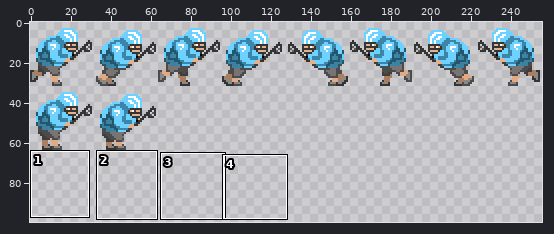
One commit to this sprite sheet: src/spritesheets/lax.png. The picture above shows the old version from afar; the outline marks the close-up.
Close-up. The starting point:
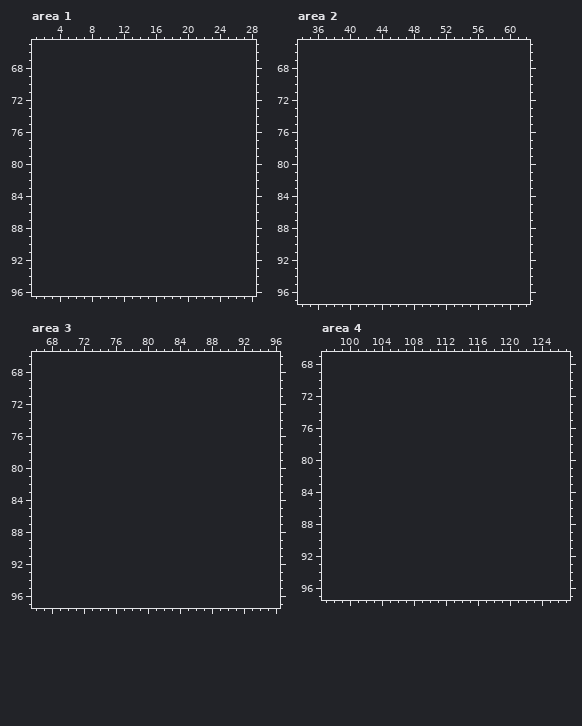
The file is 256x64 pixels. Colours within 5 levels of each other are drawn and written as one. Shown: area 1: x 1..28, y 65..96; area 2: x 34..62, y 65..97; area 3: x 66..96, y 66..97; area 4: x 97..127, y 67..97. The old version is drawn lined up with the new one, on the new canvas. The wide view leaves out empty margins.
New version:
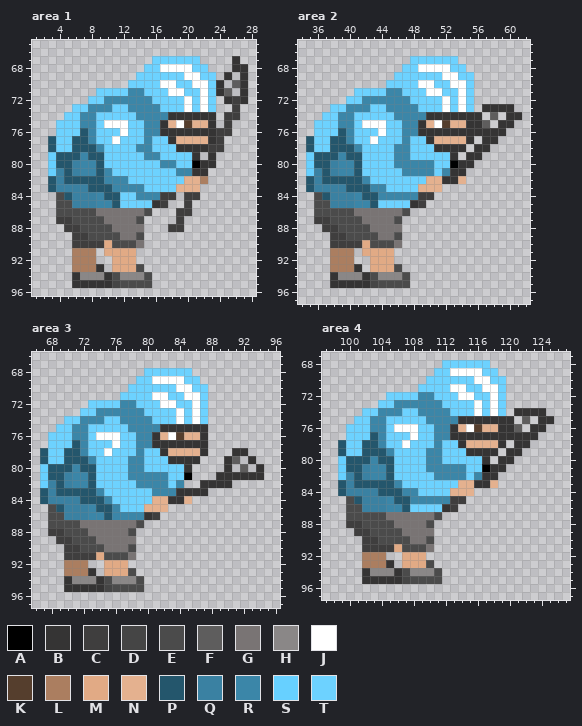
Palette (. is transparent): A #000000  B #353434  C #3f3e3e  D #454545  E #4b4b4b  F #5e5d5d  G #797474  H #8a8787  J #ffffff  K #553e2d  L #ab7e60  M #e1aa85  N #e4b18f  P #24566c  Q #3a81a2  R #3b86a8  S #67d0ff  T #6dd2ff
Change:
canvas 256x64 -> 256x128
--- area 1
@@ x 1..28 @@
 66 ............................
-67 ............................
-68 ............................
-69 ............................
-70 ............................
-71 ............................
-72 ............................
-73 ............................
-74 ............................
-75 ............................
-76 ............................
-77 ............................
-78 ............................
-79 ............................
-80 ............................
-81 ............................
-82 ............................
-83 ............................
-84 ............................
-85 ............................
-86 ............................
-87 ............................
-88 ............................
-89 ............................
-90 ............................
-91 ............................
-92 ............................
-93 ............................
-94 ............................
-95 ............................
+67 ...............TTTTTT....B..
+68 ..............TTJJJJTT...BB.
+69 .............TTTTTTJJTT.B.B.
+70 ............TTTTJJTTJJTB.FB.
+71 ........TTTTRRTTTJJTTJTBF.B.
+72 .......TTRRRRRRTTTTJTJT.BCB.
+73 .....TTRRRTTRRRRTTTJTJT..C..
+74 ....TTRRTTTTTRRRRBBBBBB.CC..
+75 ...TTTRRTJJJTTRRBNJKNNB.C...
+76 ...TTTPRTTTJTTRRBBBBBBBCC...
+77 ..PTTPPRTTJTTTRTTBNNNNBC....
+78 ..PTTPPPRTTTTRRTTTBBBBCC....
+79 ..SPPPRPPTTTTTRRTTTTB.B.....
+80 ..SPPQRRPTTTTTTTRRTTABB.....
+81 ..SQPQRRPRTTTTTTTTRRBB......
+82 ..PQPPPPPRRRTTTTTTTNNL......
+83 ..PQQQQPPPRRRRTTTTNNN.......
+84 ...EPQQQRPPTTRRRCC.CC.......
+85 ...EEQQQRRPTTTTBC..C........
+86 ...EEEEEGGGGGGE...CC........
+87 ...CCEEEEGGGGE....C.........
+88 ....CCEEEEGGGG...CC.........
+89 .....CCEEEEGGE..............
+90 .....CCCCMEEEG..............
+91 .....LLL.MMMM...............
+92 .....LLL..MMM...............
+93 .....LLLB.MMME..............
+94 .....BHHHBEHHHE.............
+95 .....BBBBBDEEEE.............
 96 ............................
--- area 2
@@ x 34..62 @@
 66 .............................
-67 .............................
-68 .............................
-69 .............................
-70 .............................
-71 .............................
-72 .............................
-73 .............................
-74 .............................
-75 .............................
-76 .............................
-77 .............................
-78 .............................
-79 .............................
-80 .............................
-81 .............................
-82 .............................
-83 .............................
-84 .............................
-85 .............................
-86 .............................
-87 .............................
-88 .............................
-89 .............................
-90 .............................
-91 .............................
-92 .............................
-93 .............................
-94 .............................
-95 .............................
+67 ..............TTTTTT.........
+68 .............TTJJJJTT........
+69 ............TTTTTTJJTT.......
+70 ...........TTTTJJTTJJT.......
+71 .......TTTTRRTTTJJTTJT.......
+72 ......TTRRRRRRTTTTJTJT.......
+73 ....TTRRRTTRRRRTTTJTJT.BBBB..
+74 ...TTRRTTTTTRRRRBBBBBBB.F.BB.
+75 ..TTTRRTJJJTTRRBNJKNNBBF.BB..
+76 ..TTTPRTTTJTTRRBBBBBBBBBBB...
+77 .PTTPPRTTJTTTRTTBNNNNB.BB....
+78 .PTTPPPRTTTTRRTTTBBBB.BB.....
+79 .SPPPRPPTTTTRRTTTTTB.BB......
+80 .SPPQRRPTTTTRRRRRTTABB.......
+81 .SQPQRRPTTTTTRRRRTRBB........
+82 .PQPPPPPRTTTTTTTNNBBN........
+83 .PQQQQPPPRRTTTTNNN...........
+84 ..EPQQQRPPRRRRRCC............
+85 ..EEQQQRRPTTTTBC.............
+86 ..EEEEEGGGGGGE...............
+87 ..CCEEEEGGGGE................
+88 ...CCEEEEGGGG................
+89 ....CCEEEEGGE................
+90 ....CCCCMEEEG................
+91 ....LLL.MMMM.................
+92 ....LLL..MMM.................
+93 ....LLLB.MMME................
+94 ....BHHHBEHHHE...............
+95 ....BBBBBDEEEE...............
 96 .............................
--- area 3
@@ x 66..96 @@
 67 ...............................
-68 ...............................
-69 ...............................
-70 ...............................
-71 ...............................
-72 ...............................
-73 ...............................
-74 ...............................
-75 ...............................
-76 ...............................
-77 ...............................
-78 ...............................
-79 ...............................
-80 ...............................
-81 ...............................
-82 ...............................
-83 ...............................
-84 ...............................
-85 ...............................
-86 ...............................
-87 ...............................
-88 ...............................
-89 ...............................
-90 ...............................
-91 ...............................
-92 ...............................
-93 ...............................
-94 ...............................
-95 ...............................
+68 ..............TTTTTT...........
+69 .............TTJJJJTT..........
+70 ............TTTTTTJJTT.........
+71 ...........TTTTJJTTJJT.........
+72 .......TTTTRRTTTJJTTJT.........
+73 ......TTRRRRRRTTTTJTJT.........
+74 ....TTRRRTTRRRRTTTJTJT.........
+75 ...TTRRTTTTTRRRRBBBBBB.........
+76 ..TTTRRTJJJTTRRBNJKNNB.........
+77 ..TTTPRTTTJTTRRBBBBBBB.........
+78 .PTTPPRTTJTTTRTTBNNNNB...BB....
+79 .PTTPPPRTTTTRRTTTBBBB...BF.B...
+80 .SPPPRPPTTTTRRTTTTTB....B.F.B..
+81 .SPPQRRPTTTTRRRRRTTA...BBBBBB..
+82 .SQPQRRPTTTTTRRRRTR..BBBB......
+83 .PQPPPPPRTTTTTTRRRBBBB.........
+84 .PQQQQPPPRTTTTTNNBBN...........
+85 ..EPQQQRPPRTTTNNN..............
+86 ..EEQQQRRPRRRRBC...............
+87 ..EEEEGGGGGGGE.................
+88 ..CCEEEGGGGGE..................
+89 ...CCEEEGGGGG..................
+90 ....CCEEEGGGE..................
+91 ....CCCCMEEEG..................
+92 ....LLL..MMM...................
+93 ....LLLB.MMME..................
+94 ....BHHHBEHHHE.................
+95 ....BBBBBDEEEE.................
 96 ...............................
--- area 4
@@ x 97..127 @@
 67 ...............................
-68 ...............................
-69 ...............................
-70 ...............................
-71 ...............................
-72 ...............................
-73 ...............................
-74 ...............................
-75 ...............................
-76 ...............................
-77 ...............................
-78 ...............................
-79 ...............................
-80 ...............................
-81 ...............................
-82 ...............................
-83 ...............................
-84 ...............................
-85 ...............................
-86 ...............................
-87 ...............................
-88 ...............................
-89 ...............................
-90 ...............................
-91 ...............................
-92 ...............................
-93 ...............................
-94 ...............................
-95 ...............................
+68 ...............TTTTTT..........
+69 ..............TTJJJJTT.........
+70 .............TTTTTTJJTT........
+71 ............TTTTJJTTJJT........
+72 ........TTTTRRTTTJJTTJT........
+73 .......TTRRRRRRTTTTJTJT........
+74 .....TTRRRTTRRRRTTTJTJT.BBBB...
+75 ....TTRRTTTTTRRRRBBBBBBB.F.BB..
+76 ...TTTRRTJJJTTRRBNJKNNBBF.BB...
+77 ...TTTPRTTTJTTRRBBBBBBBBBBB....
+78 ..PTTPPRTTJTTTRTTBNNNNB.BB.....
+79 ..PTTPPPRTTTTRRTTTBBBB.BB......
+80 ..SPPPRPPTTTTRRTTTTTB.BB.......
+81 ..SPPQRRPTTTTRRRRRTTABB........
+82 ..SQPQRRPTTTTTRRRRTRBB.........
+83 ..PQPPPPPRTTTTTTTNNBBN.........
+84 ..PQQQQPPPRRTTTTNNN............
+85 ...EPQQQRPPRRRRRCC.............
+86 ...EEQQQRRPTTTTBC..............
+87 ...EEEEEGGGGGGE................
+88 ...CCEEEEGGGGE.................
+89 ....CCEEEEGGGG.................
+90 .....CCEEEEGGE.................
+91 .....CCCCMEEEG.................
+92 .....LLL..MMM..................
+93 .....LLLB.MMME.................
+94 .....BHHHBEHHHE................
+95 .....BBBBBDEEEE................
 96 ...............................
Pixel boxes of the changes (left, top, right, bottom) in both close-ups:
added: (48, 56, 248, 288)
added: (306, 56, 522, 288)
added: (40, 368, 264, 592)
added: (338, 360, 554, 584)
